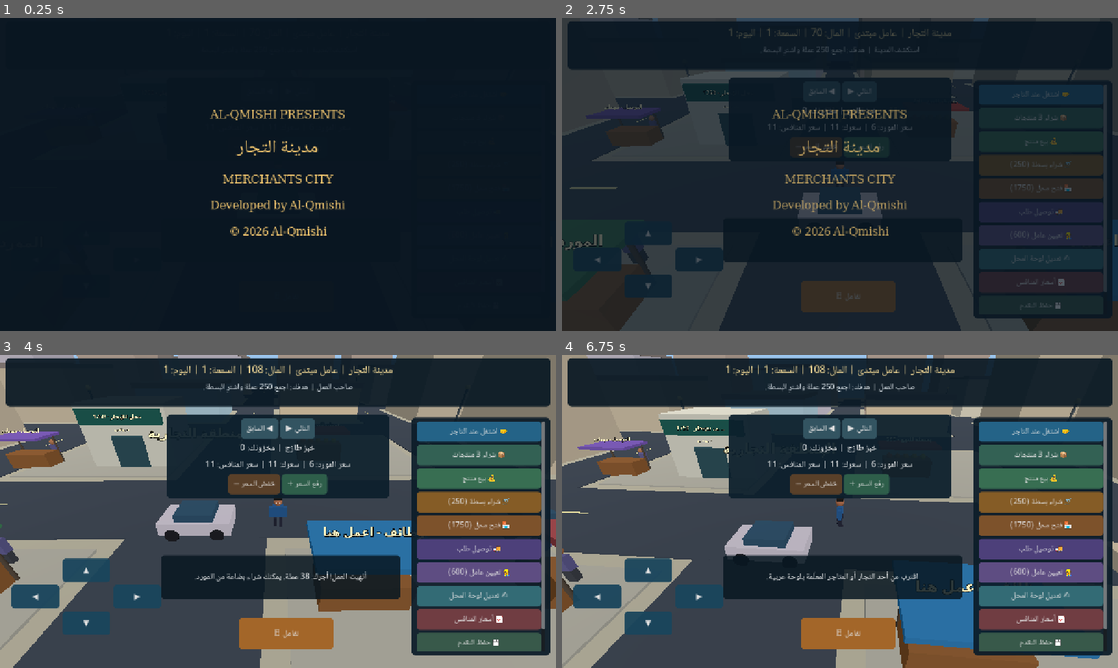
Above: before the commit, frames 1-4 (two rows, left to right).
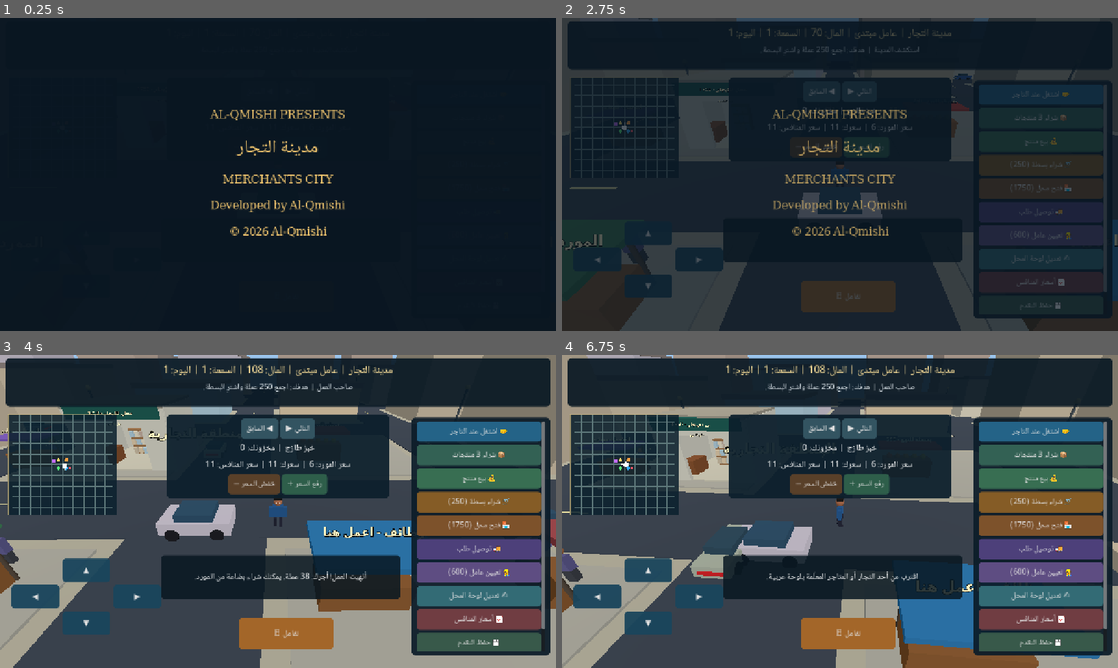
Above: after the commit, the same moments.

Repository: lllbx5ll-crypto/LLLLSLLLL
Game: Godot game, scene res://scenes/Main.tscn
Same seed, same stepped clock (60 frames per second), same inputs: the game is played once before the commit and once after it.
Inputs:
- Up to frame 1 (0.25 s): no input
- Up to frame 2 (2.75 s): click "◀ السابق" at 0.5 s; click "التالي ▶" at 1.25 s; click "خفض السعر −" at 2 s
- Up to frame 3 (4 s): tap Enter at 2.75 s; hold D 2.78-3.53 s; tap E at 2.85, 3.6 s; hold S from 3.53 s (still down)
- Up to frame 4 (6.75 s): release S at 4.28 s; hold D 4.28-5.03 s; tap E every 0.75 s from 4.35 to 6.6 s; hold W 5.03-5.78 s; hold A from 5.78 s (still down)

The runs differ from the first frame. In frame 2, 3.6% of the frame differs, in the area x 1-74%, y 17-52%; in frame 3, 7.4%; in frame 4, 8.4%, in the area x 1-39%, y 16-72%.

Commit message:
Add driving street traffic, enterable shop interior and navigation minimap

Diff:
--- a/scripts/City.gd
+++ b/scripts/City.gd
@@ -198,11 +198,26 @@
 	shop_front.name = "PlayerShop"
 	shop_front.position = LOCATIONS["shop"]
 	add_child(shop_front)
-	_box("Shop facade", Vector3(0, 2.9, 0), Vector3(7.8, 5.8, 5.3), Color(0.81, 0.79, 0.72), true, shop_front)
-	_box("Shop door", Vector3(0, 1.5, 2.75), Vector3(2.8, 3, 0.16), Color(0.15, 0.28, 0.31), false, shop_front)
-	_box("Shop board", Vector3(0, 4.75, 2.9), Vector3(7.2, 1.3, 0.3), Color(0.08, 0.33, 0.29), false, shop_front)
-	business_sign = _sign("محل للإيجار", Vector3(0, 4.8, 3.13), shop_front, 0.009)
-	street_sign = _sign("شارع السوق", Vector3(0, 3.7, 3.16), shop_front, 0.004)
+	# The shop is an enterable interior, not a solid cube.
+	_box("Store tiled floor", Vector3(0, 0.14, 0), Vector3(8.2, 0.2, 7.2), Color(0.78, 0.75, 0.66), false, shop_front)
+	_box("Rear wall", Vector3(0, 2.8, -3.5), Vector3(8.2, 5.6, 0.36), Color(0.81, 0.79, 0.72), true, shop_front)
+	_box("Left side wall", Vector3(-4.1, 2.8, 0), Vector3(0.36, 5.6, 7.2), Color(0.81, 0.79, 0.72), true, shop_front)
+	_box("Right side wall", Vector3(4.1, 2.8, 0), Vector3(0.36, 5.6, 7.2), Color(0.81, 0.79, 0.72), true, shop_front)
+	_box("Roof", Vector3(0, 5.65, 0), Vector3(8.4, 0.36, 7.4), Color(0.60, 0.57, 0.50), true, shop_front)
+	_box("Front left", Vector3(-3.1, 2.8, 3.5), Vector3(2.2, 5.6, 0.34), Color(0.81, 0.79, 0.72), true, shop_front)
+	_box("Front right", Vector3(3.1, 2.8, 3.5), Vector3(2.2, 5.6, 0.34), Color(0.81, 0.79, 0.72), true, shop_front)
+	_box("Door lintel", Vector3(0, 4.9, 3.5), Vector3(4.1, 1.4, 0.34), Color(0.81, 0.79, 0.72), true, shop_front)
+	_box("Shop board", Vector3(0, 5.17, 3.74), Vector3(7.7, 1.0, 0.2), Color(0.08, 0.33, 0.29), false, shop_front)
+	business_sign = _sign("محل للإيجار", Vector3(0, 5.2, 3.9), shop_front, 0.008)
+	street_sign = _sign("شارع السوق", Vector3(0, 4.32, 3.9), shop_front, 0.004)
+	_box("Checkout counter", Vector3(-2.8, 0.8, 1.4), Vector3(1.2, 1.6, 2.1), Color(0.50, 0.29, 0.15), false, shop_front)
+	for shelf_index in range(2):
+		var shelf_x: float = -1.0 + float(shelf_index) * 3.1
+		_box("Product shelf", Vector3(shelf_x, 1.45, -1.2), Vector3(1.7, 2.9, 0.55), Color(0.60, 0.43, 0.27), false, shop_front)
+		for row_index in range(3):
+			for column_index in range(3):
+				var tint: Color = PALETTE[(shelf_index * 3 + row_index + column_index) % PALETTE.size()]
+				_box("Shop product package", Vector3(shelf_x - 0.55 + float(column_index) * 0.52, 0.68 + float(row_index) * 0.87, -0.82), Vector3(0.38, 0.62, 0.30), tint, false, shop_front)
 	_build_vendor(LOCATIONS["rival"], "المنافس - راقب الأسعار", Color(0.62, 0.26, 0.27))
 	_build_vendor(LOCATIONS["delivery"], "التوصيل - مهمات", Color(0.45, 0.32, 0.66))
 	_sign("المنطقة التجارية", Vector3(0, 5.0, 0), null, 0.015)
--- a/scripts/Game.gd
+++ b/scripts/Game.gd
@@ -29,6 +29,8 @@
 	add_child(economy)
 	city = preload("res://scripts/City.gd").new()
 	add_child(city)
+	var traffic: Node3D = preload("res://scripts/Traffic.gd").new()
+	add_child(traffic)
 	avatar = preload("res://scripts/Avatar.gd").new()
 	avatar.position = Vector3(0, 0.3, 0)
 	add_child(avatar)
@@ -120,6 +122,17 @@
 	location_info.add_theme_font_size_override("font_size", 18)
 	location_info.add_theme_color_override("font_color", Color(0.95, 0.98, 1.0))
 	stack.add_child(location_info)
+
+	# Street minimap: roads, shops, suppliers, player and current heading.
+	var mini_map := preload("res://scripts/Minimap.gd").new()
+	mini_map.name = "StreetMinimap"
+	mini_map.player_ref = avatar
+	mini_map.city_ref = city
+	mini_map.anchor_left = 0.015
+	mini_map.anchor_right = 0.21
+	mini_map.anchor_top = 0.19
+	mini_map.anchor_bottom = 0.51
+	ui_root.add_child(mini_map)
 
 	# Product and competitor data.
 	var product_panel := _panel(Color(0.045, 0.12, 0.17, 0.93), 10)
--- /dev/null
+++ b/scripts/Minimap.gd
@@ -0,0 +1,44 @@
+extends Control
+## Low-cost 2D minimap of city roads and interactive merchants.
+
+var player_ref: Node3D
+var city_ref: Node3D
+const MAP_WORLD_HALF: float = 112.0
+
+func _ready() -> void:
+	mouse_filter = Control.MOUSE_FILTER_IGNORE
+	queue_redraw()
+
+func _process(_delta: float) -> void:
+	queue_redraw()
+
+func _to_canvas(pos: Vector3) -> Vector2:
+	var factor: float = minf(size.x, size.y) / (MAP_WORLD_HALF * 2)
+	return Vector2(size.x * 0.5 + pos.x * factor, size.y * 0.5 + pos.z * factor)
+
+func _draw() -> void:
+	draw_rect(Rect2(Vector2.ZERO, size), Color(0.045, 0.13, 0.18, 0.87), true)
+	if size.x < 5 or size.y < 5:
+		return
+	for line in range(-4, 5):
+		var p: float = float(line) * 24.0
+		draw_line(_to_canvas(Vector3(p, 0, -MAP_WORLD_HALF)), _to_canvas(Vector3(p, 0, MAP_WORLD_HALF)), Color(0.37, 0.47, 0.48), 3)
+		draw_line(_to_canvas(Vector3(-MAP_WORLD_HALF, 0, p)), _to_canvas(Vector3(MAP_WORLD_HALF, 0, p)), Color(0.37, 0.47, 0.48), 3)
+	if city_ref != null:
+		var indicators: Dictionary = {
+			"employer": Color(0.2, 0.67, 0.98),
+			"supplier": Color(0.34, 0.92, 0.48),
+			"stall": Color(1.0, 0.63, 0.26),
+			"shop": Color(0.96, 0.85, 0.42),
+			"rival": Color(0.97, 0.34, 0.4),
+			"delivery": Color(0.76, 0.42, 0.96)
+		}
+		for marker in indicators:
+			if city_ref.LOCATIONS.has(marker):
+				draw_circle(_to_canvas(city_ref.LOCATIONS[marker]), 4.0, indicators[marker])
+	if player_ref != null:
+		var center: Vector2 = _to_canvas(player_ref.position)
+		draw_circle(center, 6, Color.WHITE)
+		var facing := Vector2(-sin(player_ref.rotation.y), -cos(player_ref.rotation.y))
+		draw_line(center, center + facing * 11.0, Color.WHITE, 2.5)
+	draw_rect(Rect2(Vector2.ZERO, size), Color(0.81, 0.72, 0.50, 0.70), false, 2)
--- /dev/null
+++ b/scripts/Traffic.gd
@@ -0,0 +1,68 @@
+extends Node3D
+## Moving non-colliding procedural traffic to make the city feel occupied.
+## Cars are original meshes. Player can explore roads freely.
+
+const PAINTS = [
+	Color(0.78, 0.20, 0.14), Color(0.18, 0.35, 0.63),
+	Color(0.84, 0.80, 0.74), Color(0.24, 0.31, 0.34),
+	Color(0.65, 0.67, 0.59), Color(0.80, 0.60, 0.20)
+]
+var vehicles: Array[Dictionary] = []
+var running_time: float = 0.0
+
+func _ready() -> void:
+	name = "Traffic"
+	for i in range(12):
+		var car := Node3D.new()
+		car.name = "MovingCar_%02d" % i
+		add_child(car)
+		_mesh_box(car, "Chassis", Vector3(0, 0.72, 0), Vector3(1.75, 0.66, 3.55), PAINTS[i % PAINTS.size()])
+		_mesh_box(car, "Cabin", Vector3(0, 1.18, 0.0), Vector3(1.4, 0.58, 1.8), Color(0.16, 0.27, 0.33))
+		_mesh_box(car, "Front lamps", Vector3(0, 0.71, -1.83), Vector3(1.23, 0.17, 0.07), Color(1, 0.90, 0.55))
+		_mesh_box(car, "Tail lamps", Vector3(0, 0.70, 1.81), Vector3(1.23, 0.17, 0.07), Color(0.82, 0.10, 0.12))
+		for side in [-1, 1]:
+			for axle in [-1, 1]:
+				var wheel := MeshInstance3D.new()
+				var shape := CylinderMesh.new()
+				shape.height = 0.2
+				shape.top_radius = 0.31
+				shape.bottom_radius = 0.31
+				wheel.mesh = shape
+				wheel.position = Vector3(side * 0.88, 0.40, axle * 1.06)
+				wheel.rotation_degrees.z = 90.0
+				var rubber := StandardMaterial3D.new()
+				rubber.albedo_color = Color(0.10, 0.10, 0.11)
+				wheel.material_override = rubber
+				car.add_child(wheel)
+		vehicles.append({
+			"node": car, "axis": i % 2, "route": (i % 7 - 3) * 24.0,
+			"offset": 2.0 if i % 3 == 0 else -2.0,
+			"speed": 4.0 + float(i % 4) * 0.65,
+			"phase": float(i) * 17.6
+		})
+
+func _mesh_box(parent: Node3D, title: String, at: Vector3, size: Vector3, color: Color) -> void:
+	var node := MeshInstance3D.new()
+	node.name = title
+	var shape := BoxMesh.new()
+	shape.size = size
+	node.mesh = shape
+	node.position = at
+	var material := StandardMaterial3D.new()
+	material.albedo_color = color
+	node.material_override = material
+	parent.add_child(node)
+
+func _process(delta: float) -> void:
+	running_time += delta
+	for entry in vehicles:
+		var vehicle: Node3D = entry["node"]
+		var offset: float = entry["offset"]
+		var progress: float = fposmod(running_time * entry["speed"] + entry["phase"] + 104.0, 208.0) - 104.0
+		var route: float = entry["route"]
+		if int(entry["axis"]) == 0:
+			vehicle.position = Vector3(route + offset, 0, progress)
+			vehicle.rotation.y = 0.0
+		else:
+			vehicle.position = Vector3(progress, 0, route + offset)
+			vehicle.rotation.y = PI / 2.0
--- a/tests/world_smoke.gd
+++ b/tests/world_smoke.gd
@@ -22,11 +22,15 @@
 		push_error("Player did not initialize")
 		quit(1)
 		return
+	if game.get_node_or_null("Traffic") == null:
+		push_error("City traffic did not initialize")
+		quit(1)
+		return
 	if game.get_node_or_null("ArabicUI") == null:
 		push_error("Arabic HUD did not initialize")
 		quit(1)
 		return
-	print("WORLD SMOKE PASS: scene, world, player and Arabic UI loaded")
+	print("WORLD SMOKE PASS: scene, world, traffic, player and Arabic UI loaded")
 	game.queue_free()
 	await process_frame
 	quit()
